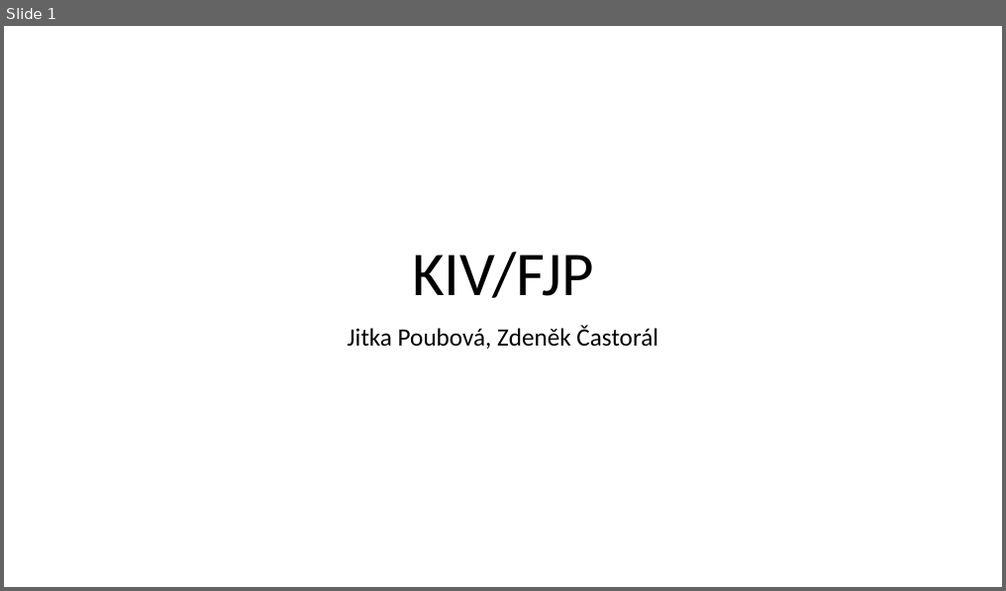
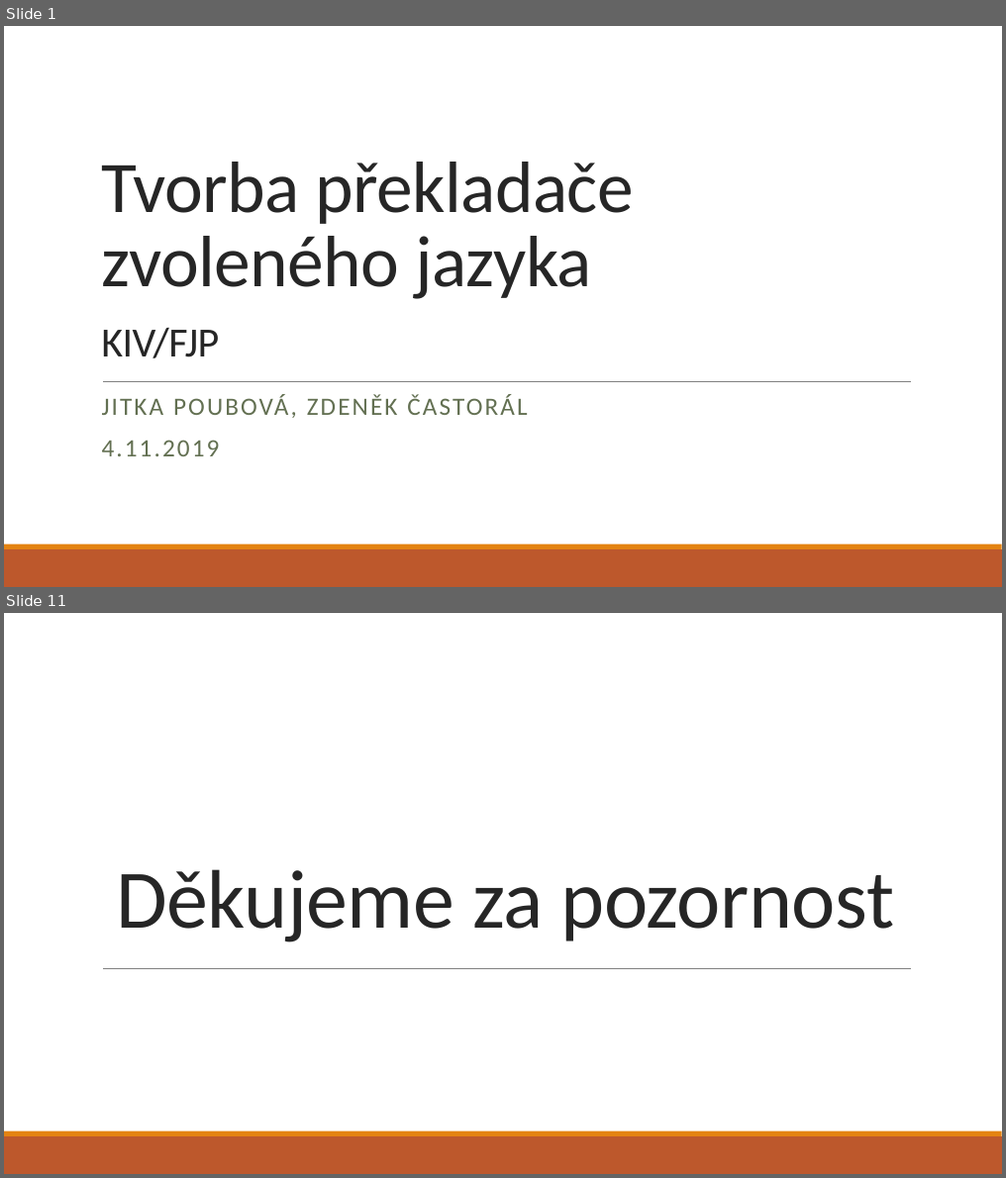
Before and after one commit to JitkaP/FJP-project, a slide deck: presentation/1 (4.11.).pptx. Shown one above the other, each under a label of ours: slide 1 before the commit, slides 1 and 11 after it; the slides between them are not shown. The pictures are 1006x591 and 1006x1178 pixels, drawn with LibreOffice and Linux fonts; fonts in the diff are those of the drawing. Boxes give left, top, right and bottom in pixels: in the first picture for what was removed or moved away, otherwise in the second. Text is boxed around its words. In the diff, an @@ line names an element or a change of style, - is before the commit and + after.

Commit message:
- updated grammar - updated presentation - final version

```diff
--- a/presentation/1 (4.11.).pptx
+++ b/presentation/1 (4.11.).pptx
@@ slide 11 added at bbox=[4, 613, 1002, 1174], background #FFFFFF; not listed: 3 template elements that a slide beside it also shows @@
@@ title added at bbox=[117, 869, 894, 943], 80 pt, text #262626 @@
+Děkujeme za pozornost
@@ slide 1 changed as well @@
@@ title at bbox=[101, 162, 634, 359]: text changed; size 60 to 70 pt; text colour #000000 to #262626 @@
-KIV/FJP
+Tvorba překladače zvoleného jazyka
+KIV/FJP
@@ line added from (103, 381) to (912, 381), #808080 0.5 pt @@
@@ subtitle at bbox=[102, 395, 527, 457]: text changed; text colour #000000 to #637052 @@
-Jitka Poubová, Zdeněk Častorál
+JITKA POUBOVÁ, ZDENĚK ČASTORÁL
+4.11.2019
@@ rectangle added at bbox=[4, 550, 1002, 587], fill #BD582C @@
@@ rectangle added at bbox=[4, 545, 1002, 550], fill #E48312 @@
```
Also in this commit, not shown: 2 other slides changed, 7 other slides added, 1 other file.
